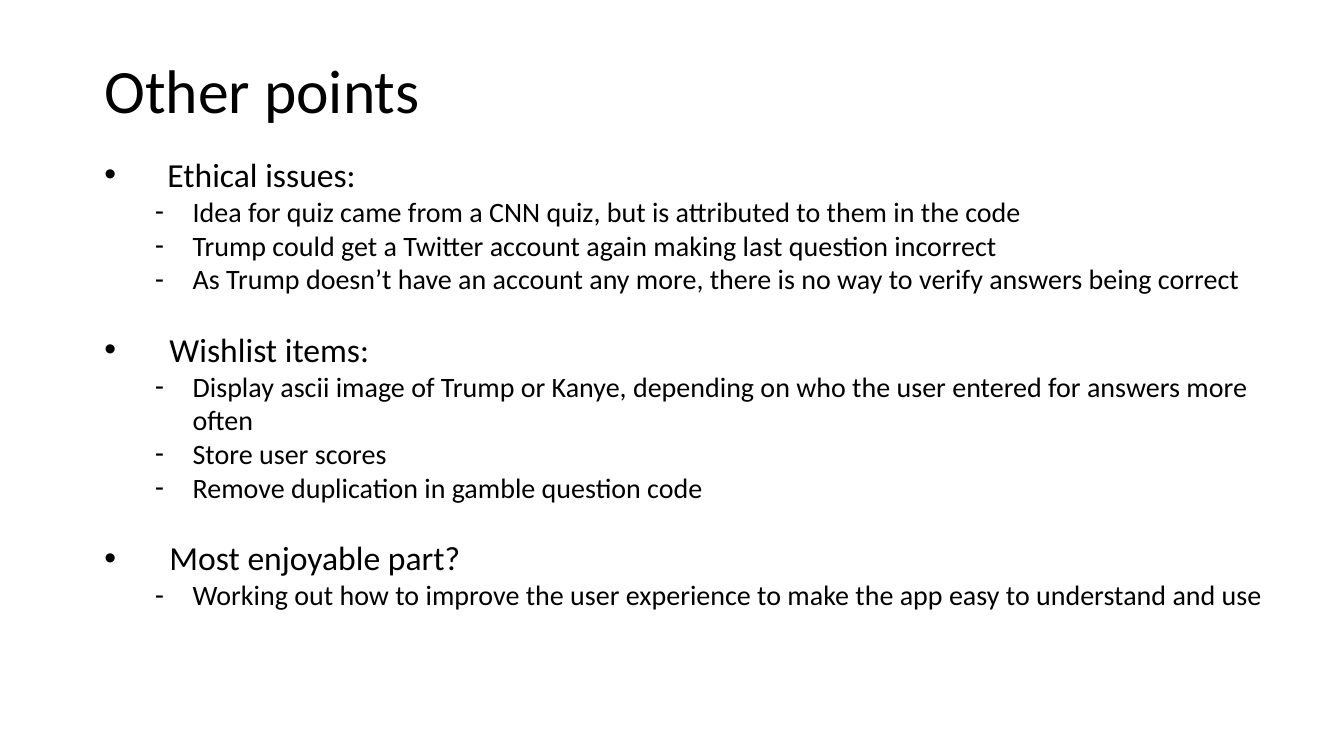
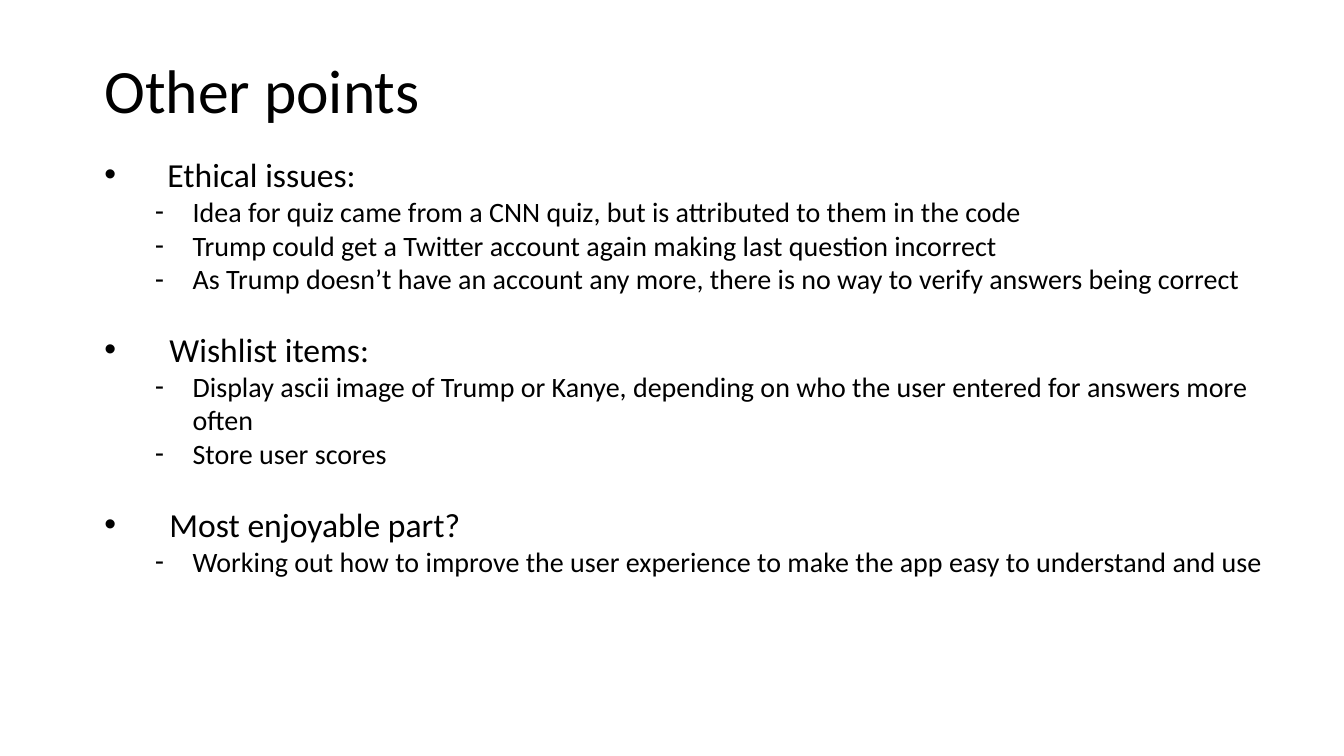
Before and after one commit to sarcah/Ruby-terminal-app, a slide deck: slide 9 of T1A3 presentation.pptx. Drawn at 1344x756 pixels with LibreOffice and Linux fonts; fonts in the diff are those of the drawing. Boxes give left, top, right and bottom in pixels: in the first picture for what was removed or moved away, otherwise in the second. Text is boxed around its words. In the diff, an @@ line names an element or a change of style, - is before the commit and + after.

Commit message:
minor fixes to questions

```diff
--- a/T1A3 presentation.pptx
+++ b/T1A3 presentation.pptx
@@ text at (193,478,702,503): paragraph removed @@
-  – Remove duplication in gamble question code
```
Also in this commit, not shown: 2 other slides changed, 1 slide added, 1 slide removed, 2 other files.
